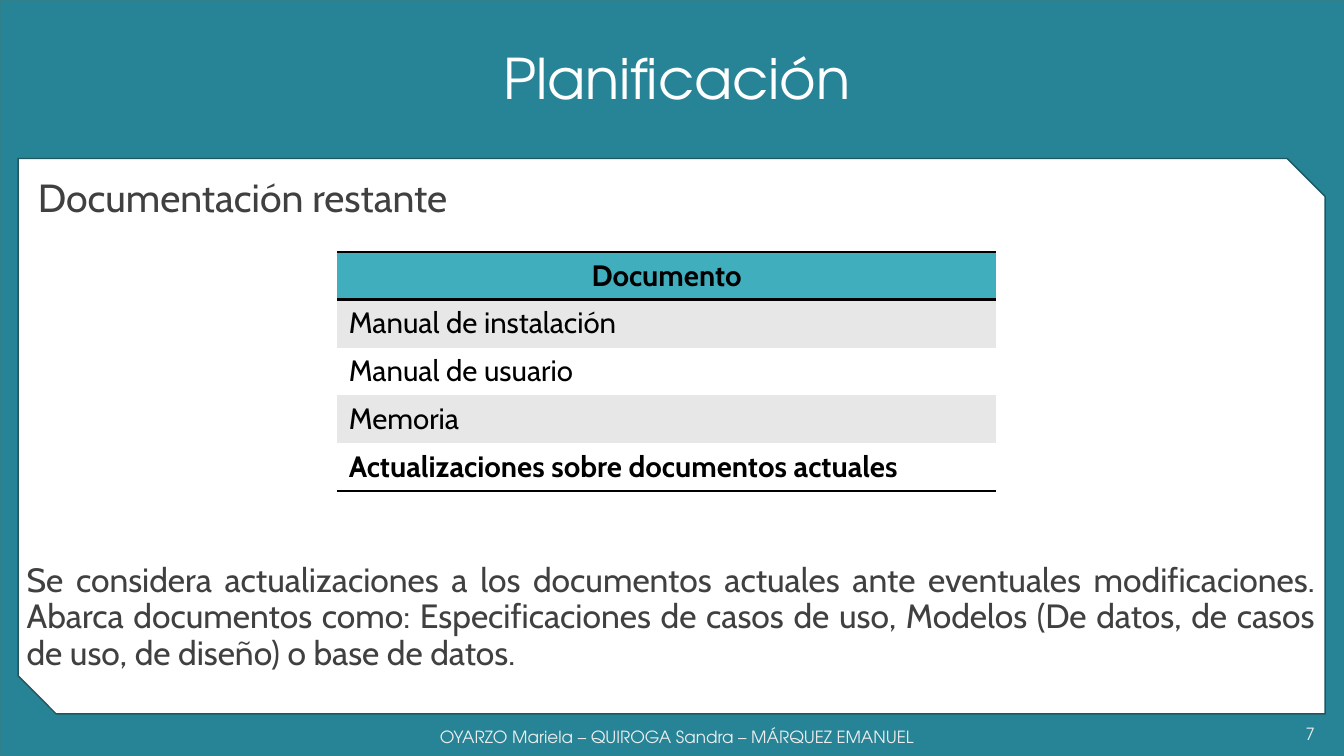
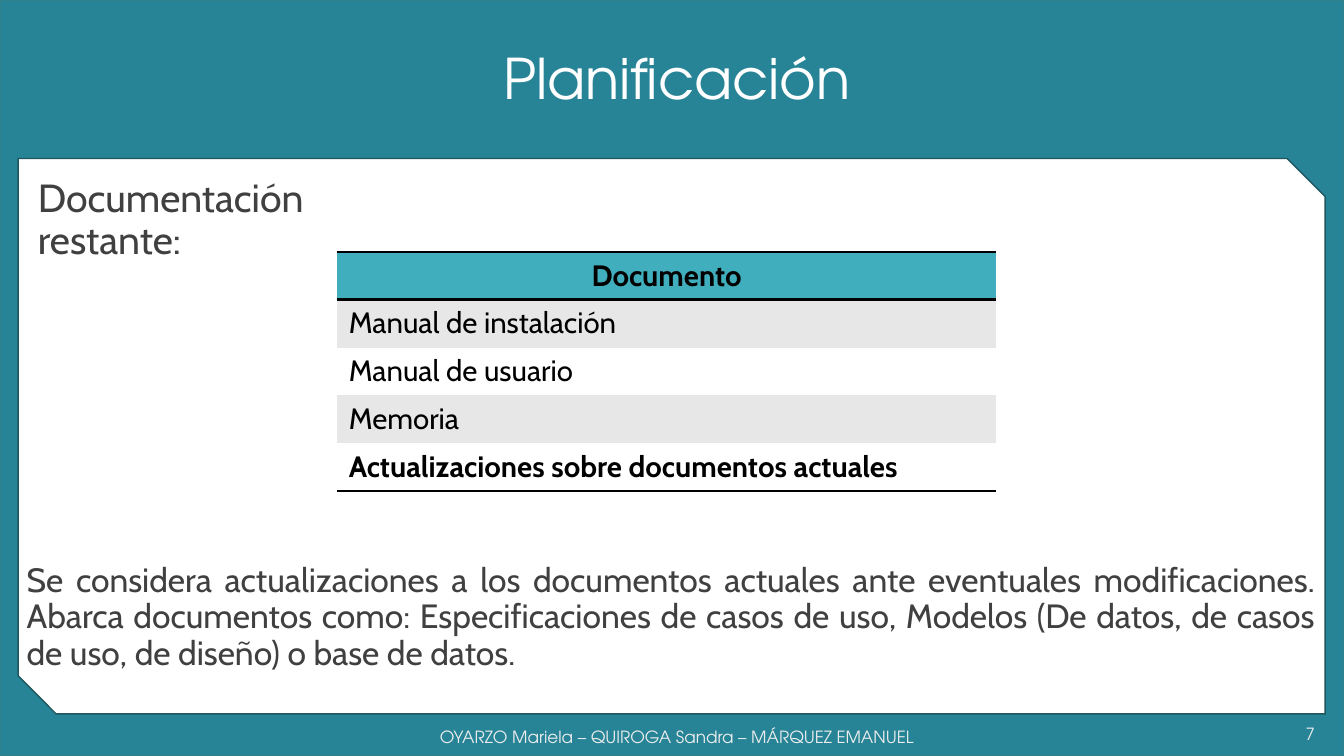
Before and after one commit to grupoyenu/yenu, a slide deck: slide 7 of 08. Presentaciones/Presentación 9 - 31.08.18.pptx. Drawn at 1344x756 pixels with LibreOffice and Linux fonts; fonts in the diff are those of the drawing; background and template pictures are left out. Boxes give left, top, right and bottom in pixels: in the first picture for what was removed or moved away, otherwise in the second. Text is boxed around its words. In the diff, an @@ line names an element or a change of style, - is before the commit and + after.

```diff
--- a/08. Presentaciones/Presentación 9 - 31.08.18.pptx
+++ b/08. Presentaciones/Presentación 9 - 31.08.18.pptx
@@ text at (x1=38, y1=183, x2=304, y2=255): text changed @@
-Documentación restante
+Documentación restante:
```
Also in this commit, not shown: 3 other slides changed.
